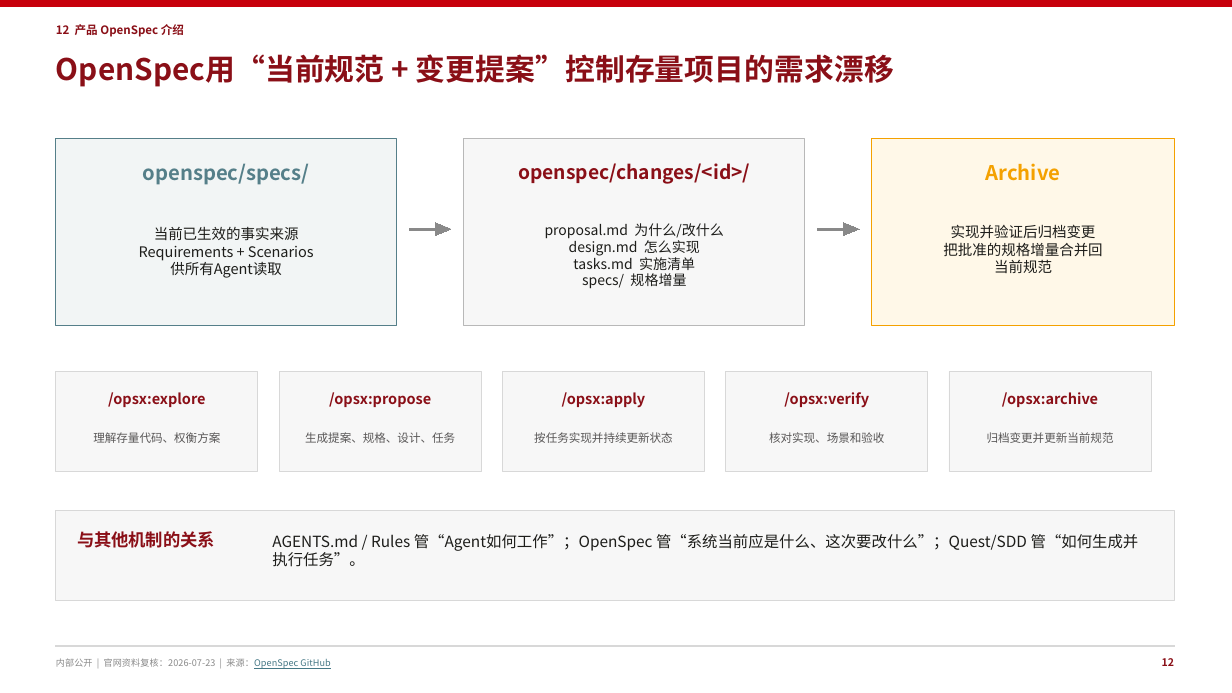
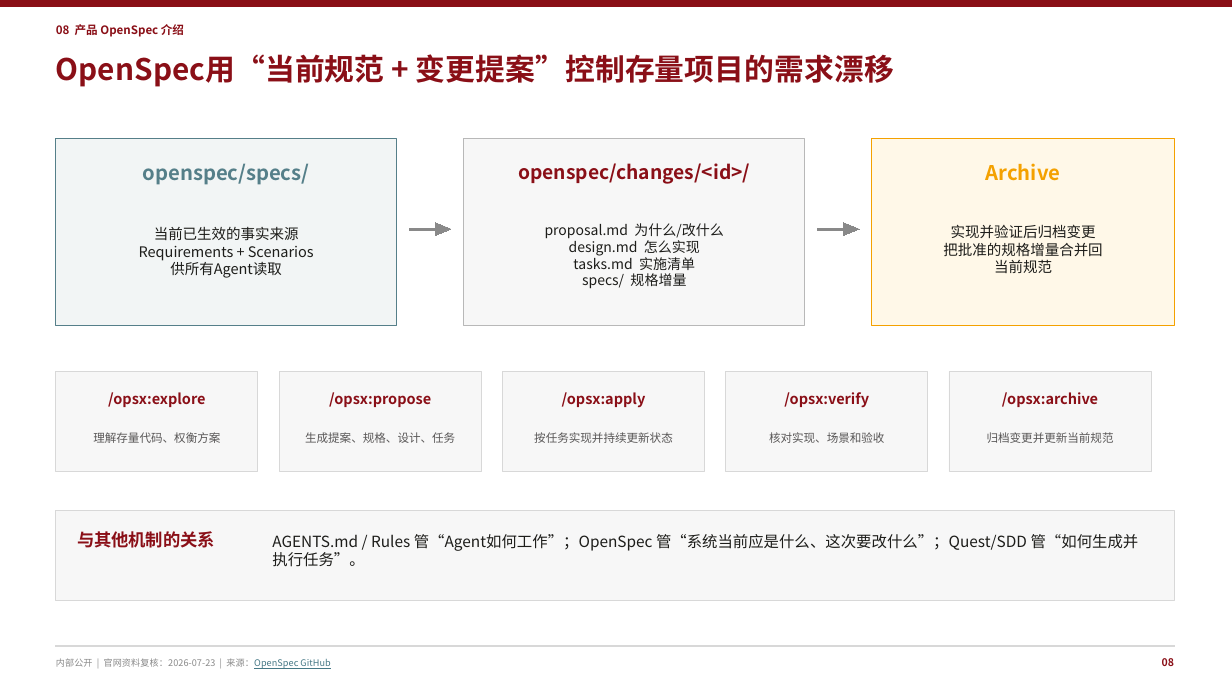
Before and after one commit to peter-liu1997/ai-solution-reports, a slide deck: slide 9 of AI-Coding-工具能力赋能-16页华为企业方案风格版.pptx (slide 13 before the commit). Drawn at 1232x693 pixels with LibreOffice and Linux fonts; fonts in the diff are those of the drawing. Boxes give left, top, right and bottom in pixels: in the first picture for what was removed or moved away, otherwise in the second. Text is boxed around its words. In the diff, an @@ line names an element or a change of style, - is before the commit and + after.

```diff
--- a/AI-Coding-工具能力赋能-16页华为企业方案风格版.pptx
+++ b/AI-Coding-工具能力赋能-16页华为企业方案风格版.pptx
@@ rectangle at (0, 0, 1232, 6): fill #C7000B to #8A0F17; outline #C7000B 0 pt to #8A0F17 0 pt @@
@@ text at (56, 24, 184, 37): text changed @@
-12 产品 OpenSpec 介绍
+08 产品 OpenSpec 介绍
@@ text at (1162, 658, 1174, 666): text changed @@
-12
+08
```
Also in this commit, not shown: 15 other slides changed.
